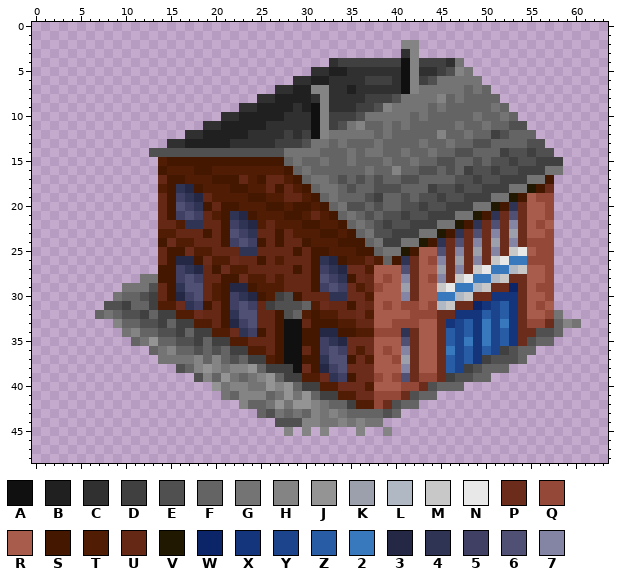
One commit to this pixel-art sprite: industries/general-store/1.png. The picture above is the old version.
The file is 64x49 pixels.
Palette (. is transparent): A #101010  B #202020  C #303030  D #404040  E #505050  F #646464  G #747474  H #848484  J #949494  K #9ca0ac  L #b0b8c4  M #c8c8c8  N #e8e8e8  P #6c2c1c  Q #944838  R #a85c4c  S #441800  T #501c04  U #642814  V #201800  W #0c2468  X #14347c  Y #1c448c  Z #285ca4  2 #3878bc  3 #242844  4 #303454  5 #404064  6 #505074  7 #8484a4
Pixels before (only the part around the change), first column x 8:
 1 ........................................................
 2 .................................HH.....................
 3 .................................CH.....................
 4 .........................CDDDDDDDAHDDDCG................
 5 .......................CCBBCCCCCCAHCCDEHG...............
 6 .....................CCBBCCCCDDDCAHDEGGGGG..............
 7 ...................CCBBHHCCBCCCCCAHGGGGGFGF.............
 8 .................CCBBBBCHCCCCDDDEGGGGHFGFFFF............
 9 ...............CCBBBBCBAHCCCDDEHGGGGFGFFFFFGF...........
10 .............CCBBBBBCCCAHDDDEGGGGGFGFFFFFGFFGF..........
11 ...........CCBBBBBCCCCCAHDEGHFFGFGFFFFFGFFGFFEE.........
12 .........CCBBBBBCCCCDCDAHGGGGGFGFFFFFHFFGFFDEFFF........
13 .......CCBBBBBCCCCCDDDEGGFGFFFGFFFFGFFGFFEEFFFFEE.......
14 .....EEEEEEEEEEEEEEEGGGGFFFGFGGFFGFFGFFEEFFFDEEDEE......
15 ......TSSSSSSSSSSSSSFGFFGFFGFFFGFFGFFEEFFEFEEDEEDDD.....
16 ......STTTSSTTTTTTTTSFGFFFFFFGFFHFFEEFEFDEEDEEDDDGG.....
17 ......USSTTTSSSUTSUUTSFGGFEFEFEFFEEFFFFEEDEEDDDGGS......
18 ......TS43STTTSSTTUSUTSFGGFEFFEEEFFFDEEDEEDDDGGVSP......
19 ......US543UTTTTSSTTUUTSFGFFFEDFFEFEEDEEDDDGGVSRQQ......
20 ......US654SUSSTTTSSTSSTSFGEEFEFFEEDEEDDDGGVS4PRRQ......
21 ......US565UTS43STTTSSTUTSFGFEFEEDEEDDDGGVS4P6PRRQ......
22 ......UUT44UUS543TUTTTSSTTSFGFEDEEDDDGGVS4P6P7PRQR......
23 ......TTUUUSUS654UUSUTTTSSTSFGEEDDDGGVS4P6P7PKPRRQ......
24 ......SPTTUUUS565SUSUUSTTTSSSFGDDGGVS4P6P7PKP7PQQQ......
25 ......USSPTTUUU44UUUUSUSSTTTSSFGGVSRR6P7PKP7PMNRQQ......
26 ......US33SPTTPUUSUTUUUS43STTUTFS4PRQ7PKP7PMN22QQQ......
27 ......SS543USPTTUUUUUSUS543PPTRRR6PRRKP7PMN22LMRRQ......
28 ....GGSS565UUSSPTTUTUUUS654SPURQR7PRQ7PMN22LMPPRRQ......
29 ..GGGEUS466UTS33STTTUUUS565PTUQRRKPRRMN22LMPPWPRQQ......
30 .GFFEDUS356UTS543STDESUUU44PPTRRR7PRR22LMPPXXXPRRQ......
31 EEDFFDTTP45SUS565UDEEEFTPUUSPURQRQQRQLMPPWXYZXPRQR......
32 GFEEDFDDTTPUUS466UUSEFTSTTUUPTRRRRQQQPPXXXZYZXPRRQG.....
33 .HFFEEDFDDTTUS356UUSAAUSSSTTUURRQQQRRPXYZX2Y2XPQQPFHG...
34 ..GHFFEEDFDDTTP45SUSAASS33SSTTQQQ4PRRPZYZX2YZXPPEEF.....
35 ...FGJFFEEDFDDTTUUUSAASS543PPPRRR6PRRPZY2X2YZXPEFF......
36 .....FGHFFEFEFDDTTUSAAUS565PTPRQR7PRRP2YZXZYDEFF........
37 ......GGGGHFHFEFDDTSAASS466SPTRRQKPRRPZYZXDEEEF.........
38 ........EFHJHGHHJFDDDAPS356PPPRRR7PRRPZYDEFFF...........
39 ..........EHFJGFGHJFDDTTP45SPPQRQ6PQQPDEEFF.............
40 ............JGHHGGJHJFDDTTPPPTRRRQQPEFFF................
41 .............GFHHHFGJGJFDDTTPPQQQPEFF...................
42 ...............HFFGJGJJHGFFDTTQPEFF.....................
43 .................FEGFGFHGHGFFFFEF.......................
44 ...................EEEHHGGHGHGG.........................
45 ....................H.H.H...H..H........................
46 ........................................................
47 ........................................................
48 ........................................................
Once edited:
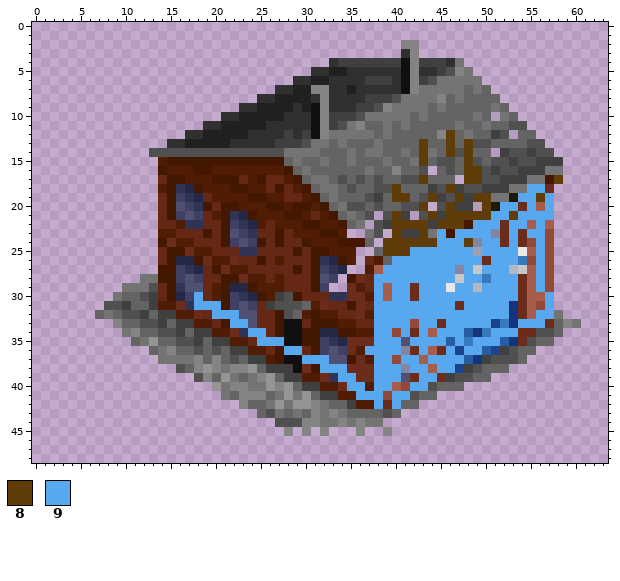
Colours new in this view: 8 #603c08  9 #58a8f0
The commit says: modified(industry): General Store Co-authored-by: TrueGRF <truegrf@truebrain.nl>
Change:
Changed rows in their new state; - is an unchanged pixel.
first column x 18:
10 ---------------------------------.-------
12 ----------------------------8------.-----
13 -------------------------8--8-8----------
14 -------------------------8--8-8--.-------
15 -------------------------8----8----------
16 --------------------------.---88---------
17 -------------------------8---.88--------8
18 ----------------------8-----8--------99--
19 ----------------------88--8--8-88---9989-
20 -------------------------8.-8--.8-99-9-9-
21 --------------------.-8-.-8-888889989999-
22 -------------------.--8888-888-999-99-9--
23 -----------------..--.8--8-9-9999--9-99--
24 --------------------.8888889998-99-9--9--
25 ------------------..-8889999999-9999--9--
26 ------------------.---9999999999-999--9--
27 -----------------..--99999999-9-999---9--
28 ----------------.---999999999-99-999--9--
29 ---------------..---9-99-999-99-9999--9--
30 9-------------------9-99-99999999999---9-
31 999-----------------999999999-99999----9-
32 --999---------------999999999999999---99-
33 ----99--------------9999-99-99999---999--
34 ------99------------99-9-9-999---999-----
35 -------999----------999-9999-9-999-------
36 ----------99-------9999--9--9-99---------
37 ------------999-----99-99-9999-----------
38 --------------999---999-99-99------------
39 ----------------99--999--99--------------
40 -----------------99-99--99---------------
41 ------------------999-99-----------------
42 --------------------9-9------------------
